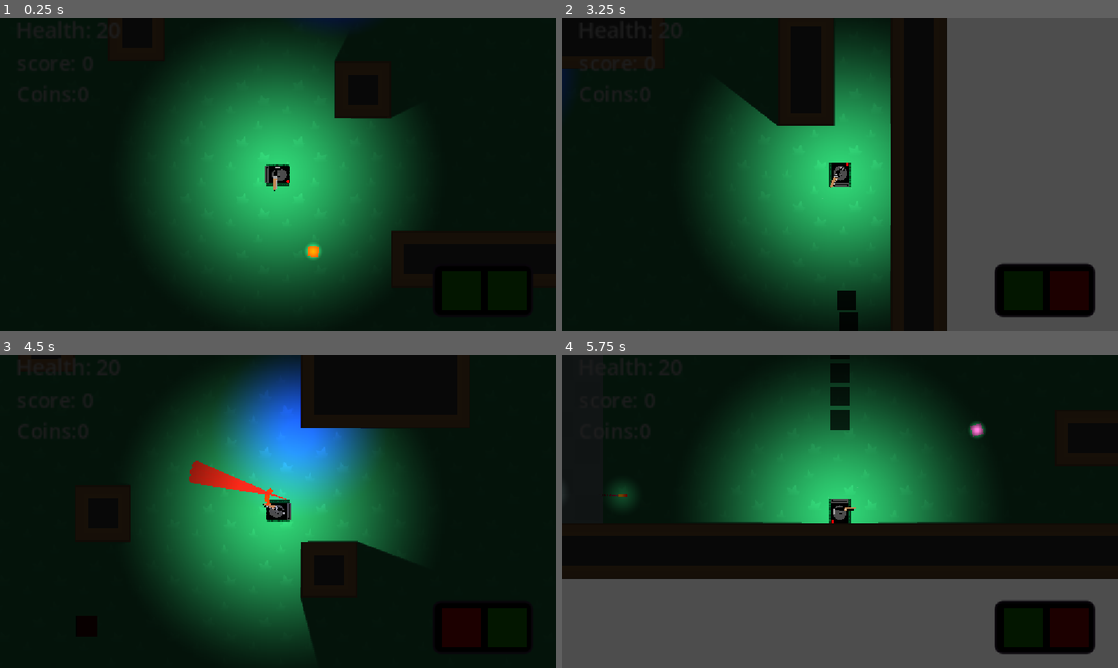
Above: before the commit, frames 1-4 (two rows, left to right).
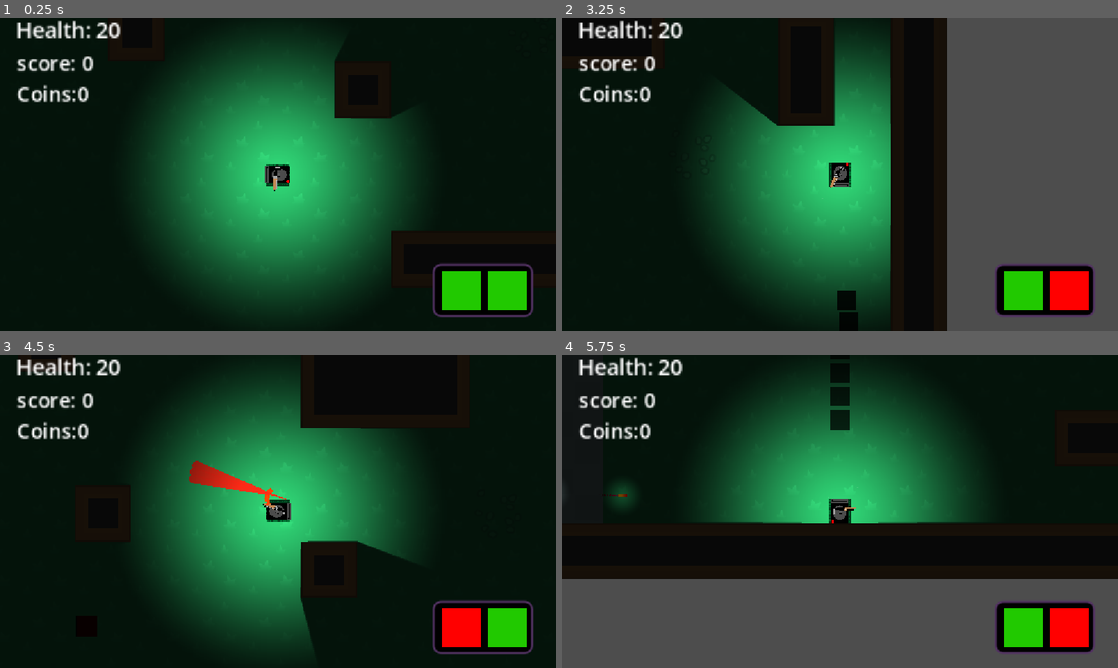
Above: after the commit, the same moments.

Repository: isaacK-428/shot_gun_craze
Game: Godot game, scene res://scenes/maps/courtyard.tscn
Same seed, same stepped clock (60 frames per second), same inputs: the game is played once before the commit and once after it.
Inputs (mouse positions are in pixels of both pictures, inside the frame that each line leads up to):
- Up to frame 1 (0.25 s): no input
- Up to frame 2 (3.25 s): move the mouse to (962, 158) at 0.52 s; hold Right (go_right) 0.53-1.28 s; tap Shift (dash) at 0.6, 2.85 s; move the mouse to (728, 190) at 1.27 s; hold Down (go_down) 1.28-2.03 s; tap E (melee_attack) at 1.35 s; tap Enter at 2 s; move the mouse to (895, 105) at 2.02 s; hold Right (go_right) 2.03-2.78 s; hold Space (shoot) 2.03-2.78 s; move the mouse to (812, 237) at 2.77 s; hold Up (go_up) from 2.78 s (still down)
- Up to frame 3 (4.5 s): move the mouse to (444, 558) at 3.52 s; release Up (go_up) at 3.53 s; hold Left (go_left) from 3.53 s (still down); tap E (melee_attack) at 3.6 s; move the mouse to (111, 464) at 4.27 s; tap Space (shoot) at 4.35 s
- Up to frame 4 (5.75 s): move the mouse to (867, 511) at 5.02 s; release Left (go_left) at 5.03 s; hold Down (go_down) from 5.03 s (still down); tap Shift (dash) at 5.1 s

The runs differ from the first frame. In frame 1, 3.9% of the frame differs, in the area x 3-96%, y 0-96%; in frame 2, 3.6%; in frame 3, 11%; in frame 4, 3.7%.

Commit message:
2nd layer
made a 2nd layer on top of first for details fixed lighting with UI bugs

Diff:
--- a/scenes/UI/hud.tscn
+++ b/scenes/UI/hud.tscn
@@ -1,6 +1,12 @@
 [gd_scene format=3 uid="uid://chva06vyshj1y"]
 
 [ext_resource type="Script" uid="uid://bkq5c2scgdmqc" path="res://scripts/hud.gd" id="1_ahhtf"]
+
+[sub_resource type="StyleBoxFlat" id="StyleBoxFlat_rd3kb"]
+bg_color = Color(0.69135684, 0.6913568, 0.69135684, 1)
+
+[sub_resource type="CanvasItemMaterial" id="CanvasItemMaterial_rd3kb"]
+light_mode = 1
 
 [sub_resource type="StyleBoxFlat" id="StyleBoxFlat_ahhtf"]
 bg_color = Color(0, 0, 0, 1)
@@ -42,7 +48,17 @@
 grow_vertical = 2
 script = ExtResource("1_ahhtf")
 
+[node name="Panel2" type="Panel" parent="." unique_id=1621562792]
+visible = false
+layout_mode = 0
+offset_left = -53.0
+offset_top = -31.0
+offset_right = 95.0
+offset_bottom = 81.0
+theme_override_styles/panel = SubResource("StyleBoxFlat_rd3kb")
+
 [node name="health" type="Label" parent="." unique_id=856749654]
+material = SubResource("CanvasItemMaterial_rd3kb")
 layout_mode = 0
 offset_left = -7.0
 offset_top = -13.0
@@ -52,6 +68,7 @@
 text = "Health: 0"
 
 [node name="score" type="Label" parent="." unique_id=264877952]
+material = SubResource("CanvasItemMaterial_rd3kb")
 layout_mode = 0
 offset_left = -6.0
 offset_top = 20.0
@@ -61,6 +78,7 @@
 text = "score: 0"
 
 [node name="coins" type="Label" parent="." unique_id=1622926824]
+material = SubResource("CanvasItemMaterial_rd3kb")
 layout_mode = 0
 offset_left = -6.0
 offset_top = 50.0
@@ -70,6 +88,7 @@
 text = "coins: 0"
 
 [node name="Button" type="Button" parent="." unique_id=341786191]
+material = SubResource("CanvasItemMaterial_rd3kb")
 layout_mode = 0
 offset_left = 1025.0
 offset_top = 5.0
@@ -104,6 +123,7 @@
 autostart = true
 
 [node name="Panel" type="Panel" parent="." unique_id=299993717]
+material = SubResource("CanvasItemMaterial_rd3kb")
 layout_mode = 0
 offset_left = 400.0
 offset_top = 230.0
@@ -112,23 +132,27 @@
 theme_override_styles/panel = SubResource("StyleBoxFlat_ahhtf")
 
 [node name="on" type="Sprite2D" parent="." unique_id=856494613]
+material = SubResource("CanvasItemMaterial_rd3kb")
 position = Vector2(473, 256)
 scale = Vector2(0.59375, 0.59375)
 texture = SubResource("GradientTexture2D_oo0fn")
 
 [node name="off" type="Sprite2D" parent="." unique_id=845757094]
 visible = false
+material = SubResource("CanvasItemMaterial_rd3kb")
 position = Vector2(473, 256)
 scale = Vector2(0.59375, 0.59375)
 texture = SubResource("GradientTexture2D_5ysmq")
 
 [node name="on_melee" type="Sprite2D" parent="." unique_id=1826862028]
+material = SubResource("CanvasItemMaterial_rd3kb")
 position = Vector2(428, 256)
 scale = Vector2(0.59375, 0.59375)
 texture = SubResource("GradientTexture2D_oo0fn")
 
 [node name="off_melee" type="Sprite2D" parent="." unique_id=1915022493]
 visible = false
+material = SubResource("CanvasItemMaterial_rd3kb")
 position = Vector2(428, 256)
 scale = Vector2(0.59375, 0.59375)
 texture = SubResource("GradientTexture2D_5ysmq")
--- a/scenes/maps/courtyard.tscn
+++ b/scenes/maps/courtyard.tscn
@@ -2,13 +2,11 @@
 
 [ext_resource type="Script" uid="uid://bscg21iobvh8t" path="res://scripts/main_scene.gd" id="1_wwbxq"]
 [ext_resource type="PackedScene" uid="uid://bvy3b8qb81f76" path="res://scenes/tile_map.tscn" id="2_0ih4i"]
-[ext_resource type="PackedScene" uid="uid://oo44jalssfgl" path="res://scenes/layer_2.tscn" id="3_yvald"]
 [ext_resource type="PackedScene" uid="uid://urw3dtjpdxq5" path="res://scenes/player.tscn" id="4_6njbu"]
 [ext_resource type="PackedScene" uid="uid://dmjpu32frimxm" path="res://scenes/enemy_spawner.tscn" id="5_jupbj"]
 [ext_resource type="PackedScene" uid="uid://bumyycpihha8h" path="res://scenes/interest_point.tscn" id="6_n25pp"]
-[ext_resource type="PackedScene" uid="uid://trr2cu205jtd" path="res://scenes/power_up.tscn" id="7_0ih4i"]
+[ext_resource type="PackedScene" uid="uid://clekuvilw51ga" path="res://scenes/top_layer.tscn" id="7_0ih4i"]
 [ext_resource type="PackedScene" uid="uid://bk1l3sx7l3dl" path="res://scenes/visual affects/darken.tscn" id="8_yvald"]
-[ext_resource type="PackedScene" uid="uid://3oi83patfsmf" path="res://scenes/torch.tscn" id="9_6njbu"]
 
 [node name="defualt_map" type="Node2D" unique_id=1647013442]
 script = ExtResource("1_wwbxq")
@@ -16,13 +14,8 @@
 [node name="tile_map" parent="." unique_id=1029105637 instance=ExtResource("2_0ih4i")]
 tile_map_data = PackedByteArray("AAD8//v/AwAAAAAAAAD9//v/AwAAAAAAAAD+//v/AwAAAAAAAAD+//z/AwAAAAAAAAD///z/AwABAAAAAAAAAP …(3568 unchanged characters)…
 
-[node name="layer 2" parent="tile_map" unique_id=2021952899 instance=ExtResource("3_yvald")]
-modulate = Color(1, 1, 1, 0.45882353)
-z_index = 0
-
-[node name="player" parent="." unique_id=156242723 instance=ExtResource("4_6njbu")]
-health = 20
-weapon_equiped = "shot gun"
+[node name="top_layer" parent="tile_map" unique_id=940255971 instance=ExtResource("7_0ih4i")]
+tile_map_data = PackedByteArray("AAAEAP3/AAAXAAcAAAAHAPr/AAAVAAgAAAD5//v/AAAWAAsAAAA=")
 
 [node name="enemy_spawn_container" type="Node" parent="." unique_id=495950726]
 
@@ -47,13 +40,10 @@
 [node name="interest_point3" parent="." unique_id=997267898 instance=ExtResource("6_n25pp")]
 position = Vector2(486, 167)
 
-[node name="power_up" parent="." unique_id=1819289513 instance=ExtResource("7_0ih4i")]
-position = Vector2(40, 87)
-
 [node name="CanvasModulate" parent="." unique_id=1536183115 instance=ExtResource("8_yvald")]
 
 [node name="dead_bullet_container" type="Node" parent="." unique_id=1262624249]
 
-[node name="torch" parent="." unique_id=950448114 instance=ExtResource("9_6njbu")]
-position = Vector2(62, -253)
-power = 3.19
+[node name="player" parent="." unique_id=156242723 instance=ExtResource("4_6njbu")]
+health = 20
+weapon_equiped = "shot gun"
--- a/scenes/maps/harbour.tscn
+++ b/scenes/maps/harbour.tscn
@@ -2,7 +2,7 @@
 
 [ext_resource type="Script" uid="uid://bscg21iobvh8t" path="res://scripts/main_scene.gd" id="1_18uil"]
 [ext_resource type="PackedScene" uid="uid://bvy3b8qb81f76" path="res://scenes/tile_map.tscn" id="2_wdqxk"]
-[ext_resource type="PackedScene" uid="uid://oo44jalssfgl" path="res://scenes/layer_2.tscn" id="3_u767t"]
+[ext_resource type="PackedScene" uid="uid://oo44jalssfgl" path="res://scenes/water.tscn" id="3_u767t"]
 [ext_resource type="PackedScene" uid="uid://urw3dtjpdxq5" path="res://scenes/player.tscn" id="4_v550g"]
 [ext_resource type="PackedScene" uid="uid://dmjpu32frimxm" path="res://scenes/enemy_spawner.tscn" id="5_re20j"]
 [ext_resource type="PackedScene" uid="uid://bumyycpihha8h" path="res://scenes/interest_point.tscn" id="6_rlgnk"]
--- a/scenes/maps/house_map.tscn
+++ b/scenes/maps/house_map.tscn
@@ -2,7 +2,7 @@
 
 [ext_resource type="Script" uid="uid://bscg21iobvh8t" path="res://scripts/main_scene.gd" id="1_4dmfg"]
 [ext_resource type="PackedScene" uid="uid://bvy3b8qb81f76" path="res://scenes/tile_map.tscn" id="2_2b2o2"]
-[ext_resource type="PackedScene" uid="uid://oo44jalssfgl" path="res://scenes/layer_2.tscn" id="3_yye1h"]
+[ext_resource type="PackedScene" uid="uid://oo44jalssfgl" path="res://scenes/water.tscn" id="3_yye1h"]
 [ext_resource type="PackedScene" uid="uid://urw3dtjpdxq5" path="res://scenes/player.tscn" id="4_1lhhg"]
 [ext_resource type="PackedScene" uid="uid://dmjpu32frimxm" path="res://scenes/enemy_spawner.tscn" id="5_lc3ey"]
 [ext_resource type="PackedScene" uid="uid://bumyycpihha8h" path="res://scenes/interest_point.tscn" id="6_ocko7"]
--- a/scenes/maps/idk.tscn
+++ b/scenes/maps/idk.tscn
@@ -2,11 +2,12 @@
 
 [ext_resource type="Script" uid="uid://bscg21iobvh8t" path="res://scripts/main_scene.gd" id="1_j8pd7"]
 [ext_resource type="PackedScene" uid="uid://bvy3b8qb81f76" path="res://scenes/tile_map.tscn" id="2_5fm25"]
-[ext_resource type="PackedScene" uid="uid://oo44jalssfgl" path="res://scenes/layer_2.tscn" id="3_4ae5l"]
+[ext_resource type="PackedScene" uid="uid://oo44jalssfgl" path="res://scenes/water.tscn" id="3_4ae5l"]
 [ext_resource type="PackedScene" uid="uid://urw3dtjpdxq5" path="res://scenes/player.tscn" id="4_1hov8"]
 [ext_resource type="PackedScene" uid="uid://dmjpu32frimxm" path="res://scenes/enemy_spawner.tscn" id="5_jank7"]
 [ext_resource type="PackedScene" uid="uid://bumyycpihha8h" path="res://scenes/interest_point.tscn" id="6_qbtdj"]
 [ext_resource type="PackedScene" uid="uid://bk1l3sx7l3dl" path="res://scenes/visual affects/darken.tscn" id="7_5fm25"]
+[ext_resource type="PackedScene" uid="uid://3oi83patfsmf" path="res://scenes/torch.tscn" id="8_4ae5l"]
 
 [node name="Cave" type="Node2D" unique_id=1647013442]
 script = ExtResource("1_j8pd7")
@@ -28,7 +29,10 @@
 [node name="enemy_spawner3" parent="enemy_spawn_container" unique_id=989948718 instance=ExtResource("5_jank7")]
 position = Vector2(396, -330)
 
-[node name="enemy_spawner4" parent="enemy_spawn_container" unique_id=1160840973 instance=ExtResource("5_jank7")]
+[node name="enemy_spawner5" parent="enemy_spawn_container" unique_id=1160840973 instance=ExtResource("5_jank7")]
+position = Vector2(30, 155)
+
+[node name="enemy_spawner4" parent="enemy_spawn_container" unique_id=213397965 instance=ExtResource("5_jank7")]
 position = Vector2(7, -779)
 
 [node name="interest_point" parent="." unique_id=426563752 instance=ExtResource("6_qbtdj")]
@@ -50,3 +54,45 @@
 position = Vector2(599, -594)
 
 [node name="CanvasModulate" parent="." unique_id=1536183115 instance=ExtResource("7_5fm25")]
+
+[node name="torch" parent="." unique_id=950448114 instance=ExtResource("8_4ae5l")]
+position = Vector2(-216, -210)
+
+[node name="torch2" parent="." unique_id=428993964 instance=ExtResource("8_4ae5l")]
+position = Vector2(705, 50)
+
+[node name="torch3" parent="." unique_id=743917094 instance=ExtResource("8_4ae5l")]
+position = Vector2(804, -111)
+
+[node name="torch7" parent="." unique_id=196845955 instance=ExtResource("8_4ae5l")]
+position = Vector2(25, 602)
+
+[node name="torch8" parent="." unique_id=2138044212 instance=ExtResource("8_4ae5l")]
+position = Vector2(854, 642)
+
+[node name="torch10" parent="." unique_id=2101281372 instance=ExtResource("8_4ae5l")]
+position = Vector2(30, 155)
+
+[node name="torch11" parent="." unique_id=785725064 instance=ExtResource("8_4ae5l")]
+position = Vector2(232, -182)
+
+[node name="torch12" parent="." unique_id=1539298334 instance=ExtResource("8_4ae5l")]
+position = Vector2(-292, -1071)
+
+[node name="torch13" parent="." unique_id=12589192 instance=ExtResource("8_4ae5l")]
+position = Vector2(-411, -680)
+
+[node name="torch14" parent="." unique_id=1189048489 instance=ExtResource("8_4ae5l")]
+position = Vector2(-421, 88)
+
+[node name="torch9" parent="." unique_id=1401751613 instance=ExtResource("8_4ae5l")]
+position = Vector2(528, -227)
+
+[node name="torch5" parent="." unique_id=209631963 instance=ExtResource("8_4ae5l")]
+position = Vector2(1076, -634)
+
+[node name="torch6" parent="." unique_id=1085106417 instance=ExtResource("8_4ae5l")]
+position = Vector2(-109, -668)
+
+[node name="torch4" parent="." unique_id=536982573 instance=ExtResource("8_4ae5l")]
+position = Vector2(755, -642)
--- a/scenes/player.tscn
+++ b/scenes/player.tscn
@@ -97,6 +97,8 @@
 zoom = Vector2(1.83, 1.83)
 
 [node name="HUD" parent="Camera2D" unique_id=1822620139 instance=ExtResource("4_dqkch")]
+visibility_layer = 2
+z_index = 16
 offset_left = -249.0
 offset_top = -143.0
 offset_right = -249.0
--- a/scenes/test_scene.tscn
+++ b/scenes/test_scene.tscn
@@ -2,10 +2,10 @@
 
 [ext_resource type="Script" uid="uid://bscg21iobvh8t" path="res://scripts/main_scene.gd" id="1_wtsjf"]
 [ext_resource type="PackedScene" uid="uid://bvy3b8qb81f76" path="res://scenes/tile_map.tscn" id="2_rnaij"]
-[ext_resource type="PackedScene" uid="uid://oo44jalssfgl" path="res://scenes/layer_2.tscn" id="3_h3xc6"]
+[ext_resource type="PackedScene" uid="uid://oo44jalssfgl" path="res://scenes/water.tscn" id="3_h3xc6"]
 [ext_resource type="PackedScene" uid="uid://urw3dtjpdxq5" path="res://scenes/player.tscn" id="4_s36qc"]
 [ext_resource type="PackedScene" uid="uid://dmjpu32frimxm" path="res://scenes/enemy_spawner.tscn" id="5_6qxox"]
-[ext_resource type="PackedScene" uid="uid://b6ackm33kskw" path="res://scenes/pick_up_weapon.tscn" id="6_gthg3"]
+[ext_resource type="PackedScene" path="res://scenes/pick_up_weapon.tscn" id="6_gthg3"]
 [ext_resource type="PackedScene" uid="uid://bumyycpihha8h" path="res://scenes/interest_point.tscn" id="7_ntc4i"]
 [ext_resource type="PackedScene" uid="uid://it3arkm2k7kj" path="res://scenes/enemy.tscn" id="8_rnaij"]
 
--- /dev/null
+++ b/scenes/top_layer.tscn
@@ -0,0 +1,86 @@
+[gd_scene format=3 uid="uid://clekuvilw51ga"]
+
+[ext_resource type="Texture2D" uid="uid://crq4yjxkotomq" path="res://assets/visual/spritesheet_tiles.png" id="1_na4wo"]
+
+[sub_resource type="TileSetAtlasSource" id="TileSetAtlasSource_3cubp"]
+texture = ExtResource("1_na4wo")
+separation = Vector2i(10, 10)
+texture_region_size = Vector2i(64, 64)
+18:11/0 = 0
+18:10/0 = 0
+19:10/0 = 0
+20:10/0 = 0
+21:10/0 = 0
+22:10/0 = 0
+22:11/0 = 0
+21:11/0 = 0
+20:11/0 = 0
+19:11/0 = 0
+18:9/0 = 0
+18:8/0 = 0
+19:8/0 = 0
+20:8/0 = 0
+21:8/0 = 0
+22:8/0 = 0
+23:8/0 = 0
+24:8/0 = 0
+25:8/0 = 0
+25:9/0 = 0
+24:9/0 = 0
+23:9/0 = 0
+22:9/0 = 0
+21:9/0 = 0
+20:9/0 = 0
+19:9/0 = 0
+25:7/0 = 0
+24:7/0 = 0
+23:7/0 = 0
+25:6/0 = 0
+24:6/0 = 0
+23:6/0 = 0
+22:6/0 = 0
+22:7/0 = 0
+21:6/0 = 0
+21:7/0 = 0
+20:7/0 = 0
+20:6/0 = 0
+19:6/0 = 0
+18:6/0 = 0
+18:7/0 = 0
+19:7/0 = 0
+25:5/0 = 0
+25:4/0 = 0
+21:5/0 = 0
+21:4/0 = 0
+20:4/0 = 0
+20:5/0 = 0
+23:5/0 = 0
+23:4/0 = 0
+24:4/0 = 0
+24:5/0 = 0
+14:16/0 = 0
+15:16/0 = 0
+16:16/0 = 0
+17:16/0 = 0
+18:16/0 = 0
+18:17/0 = 0
+18:18/0 = 0
+17:18/0 = 0
+17:17/0 = 0
+16:17/0 = 0
+15:17/0 = 0
+14:17/0 = 0
+14:18/0 = 0
+15:18/0 = 0
+16:18/0 = 0
+14:19/0 = 0
+15:19/0 = 0
+16:19/0 = 0
+17:19/0 = 0
+
+[sub_resource type="TileSet" id="TileSet_gxc3p"]
+tile_size = Vector2i(64, 64)
+sources/0 = SubResource("TileSetAtlasSource_3cubp")
+
+[node name="top_layer" type="TileMapLayer" unique_id=940255971]
+tile_set = SubResource("TileSet_gxc3p")
--- a/scripts/torch.gd
+++ b/scripts/torch.gd
@@ -3,4 +3,5 @@
 @export var power: float = 0.55
 # Called when the node enters the scene tree for the first time.
 func _ready() -> void:
-	energy = power
+	energy = power#*2
+	#scale*=3
Not shown: 1 places in scenes/water.tscn that only renumber resources
